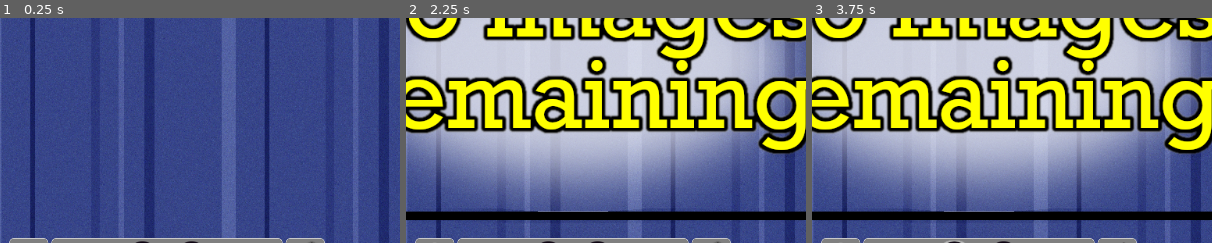
Above: before the commit, frames 1-3 (left to right).
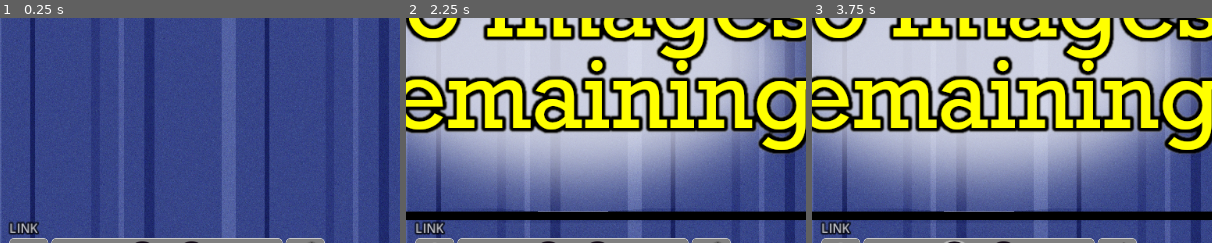
Above: after the commit, the same moments.

Repository: anthonyj-codestuff/dupeguru-csv-handler
Game: Godot game, scene res://main.tscn
Two runs of this game, one before a commit and one after it. Both use one fixed random seed, a clock stepped at 60 frames per second and the inputs below. The engine's default icon, where the game draws it, is replaced by a stand-in: a white triangle on a blue panel in a dark square.
Inputs (mouse positions are % of the whole screen's width and height, from its top left):
- Up to frame 1 (0.25 s): no input
- Up to frame 2 (2.25 s): click (33, 94) at 0.5 s; click (3, 94) at 1.25 s; click (37, 94) at 2 s
- Up to frame 3 (3.75 s): click (41, 94) at 2.75 s; click (47, 94) at 3.5 s
The pictures show only the part of the screen within x 29-79%, y 41-91%; the shares and areas given below are measured in that part.

The runs differ from the first frame. In frame 1, 0.4% of the frame differs, in the area x 2-10%, y 90-97%; in frame 2, 0.4%; in frame 3, 0.4%.

Commit message:
new clickable link for twitter images

Diff:
--- a/project/core/classes/AutoSelector.gd
+++ b/project/core/classes/AutoSelector.gd
@@ -51,6 +51,12 @@
 		# and the first n-1 have been selected (maximum)
 		for node in nodesToMark:
 			node.selectInternal()
+		for i in range(0, nodes.size()-1, 1):
+			if !nodes[i].imageOptions.selected and nodes[i].imageOptions.gdlTwitterUri:
+				SignalBus.twitter_link_changed.emit(nodes[i].imageOptions.gdlTwitterUri)
+				return
+		SignalBus.twitter_link_changed.emit()
+
 
 func imageIsSmaller(target, nodes: Array):
 	# returns true if any other image has more pixels
--- a/project/core/classes/ImageOptions.gd
+++ b/project/core/classes/ImageOptions.gd
@@ -24,6 +24,7 @@
 var gdlParentJSONFilename: String
 var gdlCreationDateReadable: String
 var gdlCreationDateUnix: int
+var gdlTwitterUri: String
 
 # Extended values (requires Python)
 var pyCreationDateReadable: String
@@ -137,6 +138,8 @@
 		gdlCreationDateReadable = gdlstats.gdlDateReadable
 	if "gdlDateUnix" in gdlstats:
 		gdlCreationDateUnix = gdlstats.gdlDateUnix
+	if "twitterUri" in gdlstats:
+		gdlTwitterUri = gdlstats.twitterUri
 	if "jsonFilename" in gdlstats:
 		gdlParentJSONFilename = gdlstats.jsonFilename
 	if "creationDateReadable" in pystats:
@@ -196,7 +199,8 @@
 		return {
 			"gdlDateReadable": dateFormatted,
 			"gdlDateUnix": Time.get_unix_time_from_datetime_string(json["date"]),
-			"jsonFilename": json["JSONFilename"]
+			"jsonFilename": json["JSONFilename"],
+			"twitterUri": "https://twitter.com/%s/status/%s" % [json["author"]["name"], json["tweet_id"]]
 		}
 	return {}
 
--- a/project/core/singletons/SignalBus.gd
+++ b/project/core/singletons/SignalBus.gd
@@ -28,3 +28,4 @@
 signal delete_json_mode_toggled
 signal delete_json_requested
 signal view_diff_mode_toggled
+signal twitter_link_changed
--- a/project/scenes/ControlPanel.gd
+++ b/project/scenes/ControlPanel.gd
@@ -7,12 +7,14 @@
 @onready var deleteNode = get_node("RightControls/VBoxContainer/Delete")
 @onready var commitCountNode = get_node("RightControls/CommitCount")
 @onready var undoCountNode = get_node("RightControls/UndoCount")
+@onready var twitterLinkNode = get_node("ViewDiff/LinkButton")
 
 func _ready():
 	SignalBus.no_images_selected.connect(_on_image_loader_no_images_selected)
 	SignalBus.some_images_selected.connect(_on_image_loader_some_images_selected)
 	SignalBus.no_deletes_committed.connect(_on_image_loader_no_deletes_committed)
 	SignalBus.some_deletes_committed.connect(_on_image_loader_some_deletes_committed)
+	SignalBus.twitter_link_changed.connect(_on_twitter_link_changed)
 
 # Emitted signals
 func _on_select_all_pressed():
@@ -73,3 +75,11 @@
 	deleteNode.disabled = false
 	commitCountNode.text = str(commitNum)
 	undoCountNode.text = str(undoNum)
+
+func _on_twitter_link_changed(link):
+	if link:
+		twitterLinkNode.visible = true
+		twitterLinkNode.uri = link
+	else:
+		twitterLinkNode.visible = false
+		twitterLinkNode.uri = ""
--- a/project/scenes/ControlPanel.tscn
+++ b/project/scenes/ControlPanel.tscn
@@ -182,6 +182,18 @@
 texture_disabled = ExtResource("8_ec08n")
 stretch_mode = 5
 
+[node name="LinkButton" type="LinkButton" parent="ViewDiff"]
+z_index = 1
+offset_top = -24.0
+offset_right = 37.0
+offset_bottom = -1.0
+size_flags_horizontal = 4
+size_flags_vertical = 8
+theme_override_colors/font_color = Color(1, 1, 1, 0.741176)
+theme_override_colors/font_outline_color = Color(0, 0, 0, 0.741176)
+theme_override_constants/outline_size = 8
+text = "LINK"
+
 [node name="TextureRect2" type="Panel" parent="ViewDiff"]
 z_index = -1
 custom_minimum_size = Vector2(50, 50)
--- a/project/scenes/Image.tscn
+++ b/project/scenes/Image.tscn
@@ -60,7 +60,8 @@
 layout_mode = 2
 size_flags_horizontal = 3
 size_flags_vertical = 1
-theme_override_colors/font_outline_color = Color(0, 0, 0, 1)
+theme_override_colors/font_color = Color(1, 1, 1, 0.741176)
+theme_override_colors/font_outline_color = Color(0, 0, 0, 0.741176)
 theme_override_constants/outline_size = 5
 text = "TEXT"
 text_overrun_behavior = 3
@@ -69,8 +70,8 @@
 z_index = 1
 layout_mode = 2
 size_flags_vertical = 1
-theme_override_colors/font_color = Color(1, 1, 0, 1)
-theme_override_colors/font_outline_color = Color(0, 0, 0, 1)
+theme_override_colors/font_color = Color(1, 1, 0, 0.741176)
+theme_override_colors/font_outline_color = Color(0, 0, 0, 0.741176)
 theme_override_constants/outline_size = 5
 horizontal_alignment = 2
 autowrap_mode = 2
